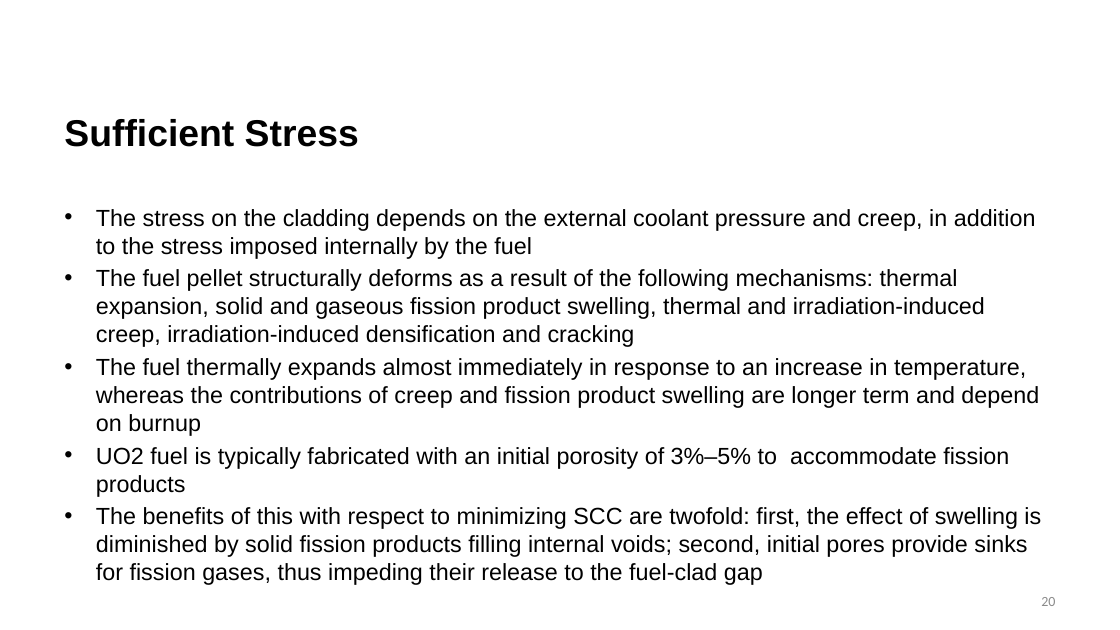
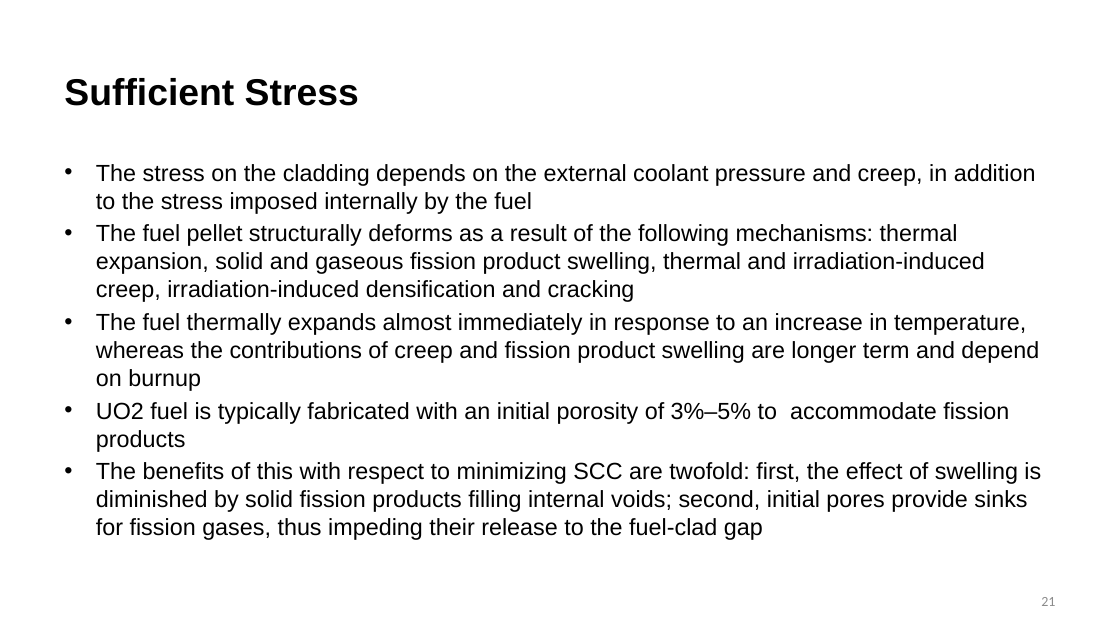
Before and after one commit to benbeeler/TEACHING, a slide deck: slide 21 of Nuclear_Fuel_Performance/NE533_Spring2026/Module3/Lec15_Zrcreep_PCI.pptx (slide 20 before the commit). Drawn at 1120x630 pixels with LibreOffice and Linux fonts; fonts in the diff are those of the drawing; background and template pictures are left out. Boxes give left, top, right and bottom in pixels: in the first picture for what was removed or moved away, otherwise in the second. Text is boxed around its words. In the diff, an @@ line names an element or a change of style, - is before the commit and + after.

```diff
--- a/Nuclear_Fuel_Performance/NE533_Spring2026/Module3/Lec15_Zrcreep_PCI.pptx
+++ b/Nuclear_Fuel_Performance/NE533_Spring2026/Module3/Lec15_Zrcreep_PCI.pptx
@@ title "Sufficient Stress": place and size @@
-title "Sufficient Stress" at box(64, 119, 359, 147)
+title "Sufficient Stress" at box(64, 78, 359, 106)
@@ text "The stress on the cladding ..." rewrapped from box(96, 209, 1041, 557) to box(96, 164, 1041, 540) @@
@@ page number at box(1041, 597, 1055, 606): text changed @@
-20
+21
```
Also in this commit, not shown: 13 other slides changed, 1 slide added, 9 slides removed, 5 other files.
